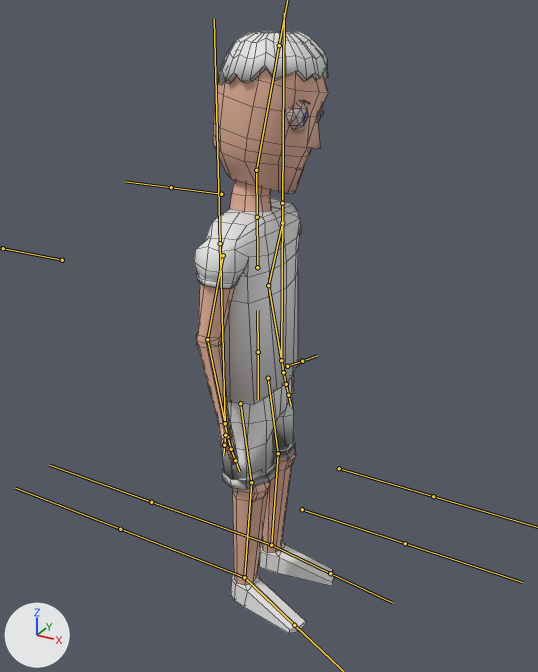
A saved change to the FBX model GameJam/Assets/Models/Bob.fbx.
Both versions are drawn from a 50 mm lens placed at (1.452, -1.18, 1.204), pointed at (0.777, 0.048, 0.59). Every picture has the same lights, and +X, +Y and +Z are marked at lower left. Both versions are drawn at frame 1 of the action 'BobRigging|EmptyAction'; the numbers are the values there. The bones that bend it are drawn over the model as lines. Mesh edges are drawn as thin lines.

In view in the first picture: 'Boy'.
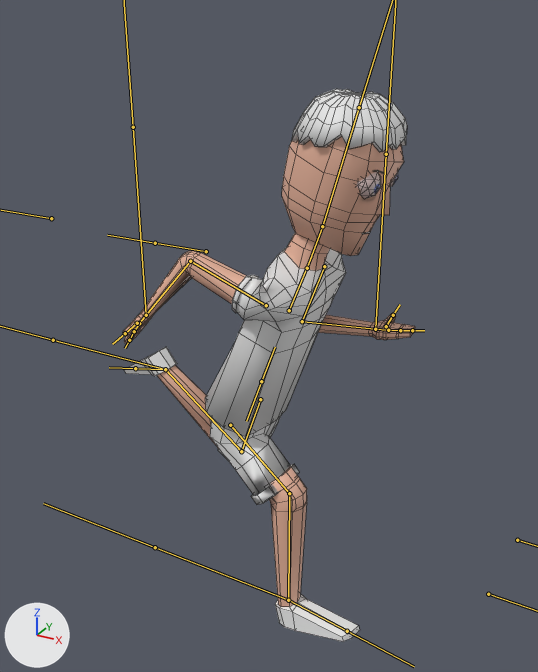
Scene script edits in JSON lines:
```json
{"block": "bone_bob_abdomen", "where": "bone_bob_abdomen = bpy.data.objects['BobRigging'].pose.bones['Bob-Abdomen']"}
{"op": "set", "path": "bone_bob_abdomen.location", "old": "(0.001, -0.006, -0.001)", "new": "(0.026, -0.189, 0.0)"}
{"op": "set", "path": "bone_bob_abdomen.rotation_quaternion", "old": "(1.0, 0.0, 0.024, 0.0)", "new": "(0.985, 0.0, 0.0, -0.174)", "note": "degrees (0, 3, 0) -> degrees (0, 0, -20)"}
{"block": "bone_bob_torso", "where": "bone_bob_torso = bpy.data.objects['BobRigging'].pose.bones['Bob-Torso']  # child of 'Bob-Abdomen'"}
{"op": "set", "path": "bone_bob_torso.rotation_quaternion", "old": "(1.0, 0.0, 0.0, 0.0)", "new": "(1.0, 0.0, 0.0, -0.01)", "note": "degrees (0, 0, 0) -> degrees (0, 0, -1)"}
{"block": "bone_bob_neck", "where": "bone_bob_neck = bpy.data.objects['BobRigging'].pose.bones['Bob-Neck']  # child of 'Bob-Torso'"}
{"op": "set", "path": "bone_bob_neck.rotation_quaternion", "old": "(1.0, 0.0, 0.0, 0.0)", "new": "(1.0, 0.0, 0.0, 0.015)", "note": "degrees (0, 0, 0) -> degrees (0, 0, 2)"}
{"block": "bone_bob_head", "where": "bone_bob_head = bpy.data.objects['BobRigging'].pose.bones['Bob-Head']  # child of 'Bob-Neck'"}
{"op": "set", "path": "bone_bob_head.rotation_quaternion", "old": "(0.995, -0.021, 0.036, -0.092)", "new": "(1.0, 0.0, 0.0, 0.031)", "note": "degrees (-3, 4, -11) -> degrees (0, 0, 4)"}
{"block": "bone_bob_r_shoulder", "where": "bone_bob_r_shoulder = bpy.data.objects['BobRigging'].pose.bones['Bob-R-Shoulder']  # child of 'Bob-Torso'"}
{"op": "set", "path": "bone_bob_r_shoulder.rotation_quaternion", "old": "(0.723, -0.618, -0.268, 0.157)", "new": "(-0.486, 0.493, 0.585, 0.423)", "note": "degrees (-85, -11, 35) -> degrees (-5, -100, -76)"}
{"block": "bone_bob_r_arm", "where": "bone_bob_r_arm = bpy.data.objects['BobRigging'].pose.bones['Bob-R-Arm']  # child of 'Bob-R-Shoulder'"}
{"op": "set", "path": "bone_bob_r_arm.rotation_quaternion", "old": "(0.993, -0.002, 0.0, 0.116)", "new": "(0.847, -0.011, 0.0, 0.532)", "note": "degrees (0, 0, 13) -> degrees (-1, 1, 64)"}
{"block": "bone_bob_l_shoulder", "where": "bone_bob_l_shoulder = bpy.data.objects['BobRigging'].pose.bones['Bob-L-Shoulder']  # child of 'Bob-Torso'"}
{"op": "set", "path": "bone_bob_l_shoulder.rotation_quaternion", "old": "(0.697, -0.629, 0.329, -0.102)", "new": "(0.772, -0.634, 0.047, -0.016)", "note": "degrees (-91, 19, -36) -> degrees (-79, 3, -5)"}
{"block": "bone_bob_l_arm", "where": "bone_bob_l_arm = bpy.data.objects['BobRigging'].pose.bones['Bob-L-Arm']  # child of 'Bob-L-Shoulder'"}
{"op": "set", "path": "bone_bob_l_arm.rotation_quaternion", "old": "(0.975, -0.023, 0.0, -0.221)", "new": "(0.56, -0.087, 0.0, -0.824)", "note": "degrees (-3, -1, -26) -> degrees (-6, -8, -111)"}
{"block": "bone_bob_r_leg", "where": "bone_bob_r_leg = bpy.data.objects['BobRigging'].pose.bones['Bob-R-Leg']  # child of 'Bob-Pelvis'"}
{"op": "set", "path": "bone_bob_r_leg.rotation_quaternion", "old": "(0.991, -0.039, 0.131, 0.004)", "new": "(0.829, -0.555, 0.068, -0.018)", "note": "degrees (-5, 15, 0) -> degrees (-68, 5, -6)"}
{"block": "bone_bob_r_calf", "where": "bone_bob_r_calf = bpy.data.objects['BobRigging'].pose.bones['Bob-R-Calf']  # child of 'Bob-R-Leg'"}
{"op": "set", "path": "bone_bob_r_calf.rotation_quaternion", "old": "(0.997, 0.069, 0.0, 0.013)", "new": "(0.925, 0.373, 0.0, 0.07)", "note": "degrees (8, 0, 1) -> degrees (44, -3, 7)"}
{"block": "bone_bob_r_foot", "where": "bone_bob_r_foot = bpy.data.objects['BobRigging'].pose.bones['Bob-R-Foot']  # child of 'Bob-R-Calf'"}
{"op": "set", "path": "bone_bob_r_foot.rotation_quaternion", "old": "(1.0, 0.0, 0.0, 0.0)", "new": "(0.992, -0.123, 0.039, 0.007)", "note": "degrees (0, 0, 0) -> degrees (-14, 5, 0)"}
{"block": "bone_bob_l_leg", "where": "bone_bob_l_leg = bpy.data.objects['BobRigging'].pose.bones['Bob-L-Leg']  # child of 'Bob-Pelvis'"}
{"op": "set", "path": "bone_bob_l_leg.rotation_quaternion", "old": "(0.998, -0.043, -0.055, 0.004)", "new": "(0.992, 0.034, -0.089, -0.078)", "note": "degrees (-5, -6, 1) -> degrees (5, -10, -9)"}
{"block": "bone_bob_l_calf", "where": "bone_bob_l_calf = bpy.data.objects['BobRigging'].pose.bones['Bob-L-Calf']  # child of 'Bob-L-Leg'"}
{"op": "set", "path": "bone_bob_l_calf.rotation_quaternion", "old": "(0.998, 0.068, 0.0, -0.012)", "new": "(0.604, 0.784, 0.0, -0.144)", "note": "degrees (8, 0, -1) -> degrees (104, 13, -10)"}
{"block": "bone_bob_l_foot", "where": "bone_bob_l_foot = bpy.data.objects['BobRigging'].pose.bones['Bob-L-Foot']  # child of 'Bob-L-Calf'"}
{"op": "set", "path": "bone_bob_l_foot.rotation_quaternion", "old": "(1.0, 0.0, 0.0, 0.0)", "new": "(0.99, 0.117, 0.074, -0.035)", "note": "degrees (0, 0, 0) -> degrees (13, 9, -3)"}
```

Where the change shows, as pixel boxes [x1, y1, x2, y2] in the pictures (538 x 672 px):
```json
{"object": "Boy", "change": "posed", "before": [194, 30, 335, 634], "after": [123, 89, 415, 642], "on screen": "106% wider, 8% shorter"}
{"bone": "Bob-Abdomen", "before": "(258, 352) to (257, 310)", "after": "(261, 381) to (275, 347)"}
{"bone": "Bob-Torso", "before": "(257, 267) to (257, 204)", "after": "(289, 310) to (311, 256)"}
{"bone": "Bob-Neck", "before": "(257, 217) to (256, 170)", "after": "(307, 268) to (322, 226)"}
{"bone": "Bob-Head", "before": "(256, 170) to (279, 45)", "after": "(322, 226) to (359, 107)"}
{"bone": "Bob-R-Shoulder", "before": "(223, 255) to (207, 339)", "after": "(266, 305) to (190, 261)"}
{"bone": "Bob-R-Arm", "before": "(207, 339) to (225, 423)", "after": "(190, 261) to (146, 315)"}
{"bone": "Bob-L-Shoulder", "before": "(282, 223) to (268, 285)", "after": "(324, 266) to (302, 321)"}
{"bone": "Bob-L-Arm", "before": "(268, 285) to (281, 360)", "after": "(302, 321) to (375, 329)"}
{"bone": "Bob-R-Leg", "before": "(240, 403) to (251, 482)", "after": "(230, 425) to (289, 493)"}
{"bone": "Bob-R-Calf", "before": "(251, 482) to (244, 577)", "after": "(289, 493) to (288, 600)"}
{"bone": "Bob-R-Foot", "before": "(244, 577) to (294, 625)", "after": "(288, 600) to (347, 631)"}
{"bone": "Bob-L-Leg", "before": "(268, 378) to (278, 453)", "after": "(260, 399) to (241, 451)"}
{"bone": "Bob-L-Calf", "before": "(278, 453) to (271, 545)", "after": "(241, 451) to (165, 369)"}
{"bone": "Bob-L-Foot", "before": "(271, 545) to (330, 573)", "after": "(165, 369) to (135, 368)"}
```
